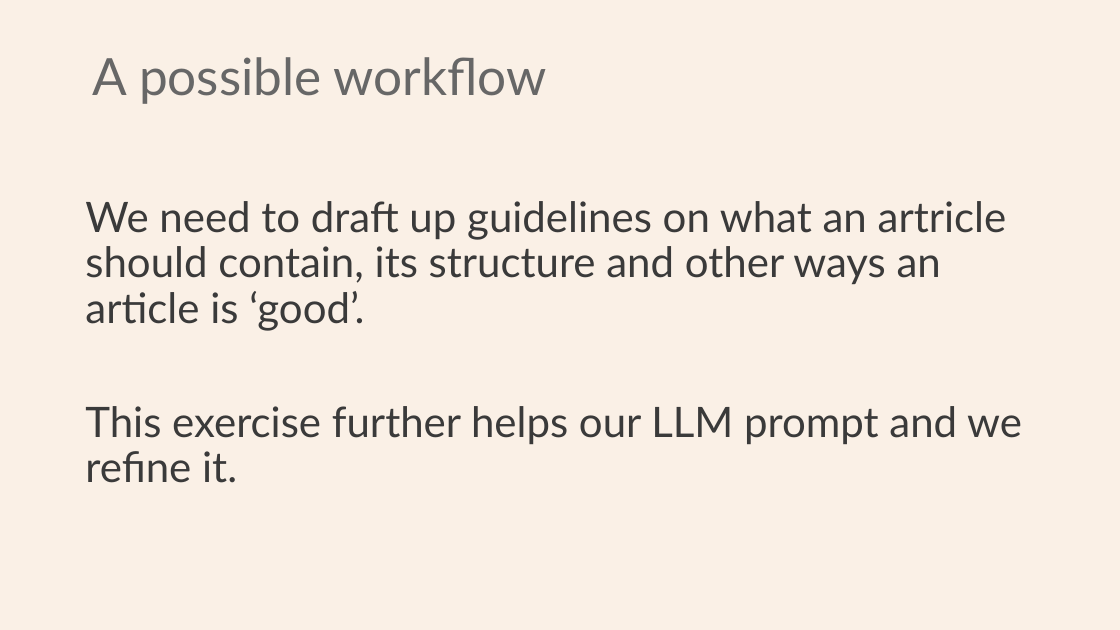
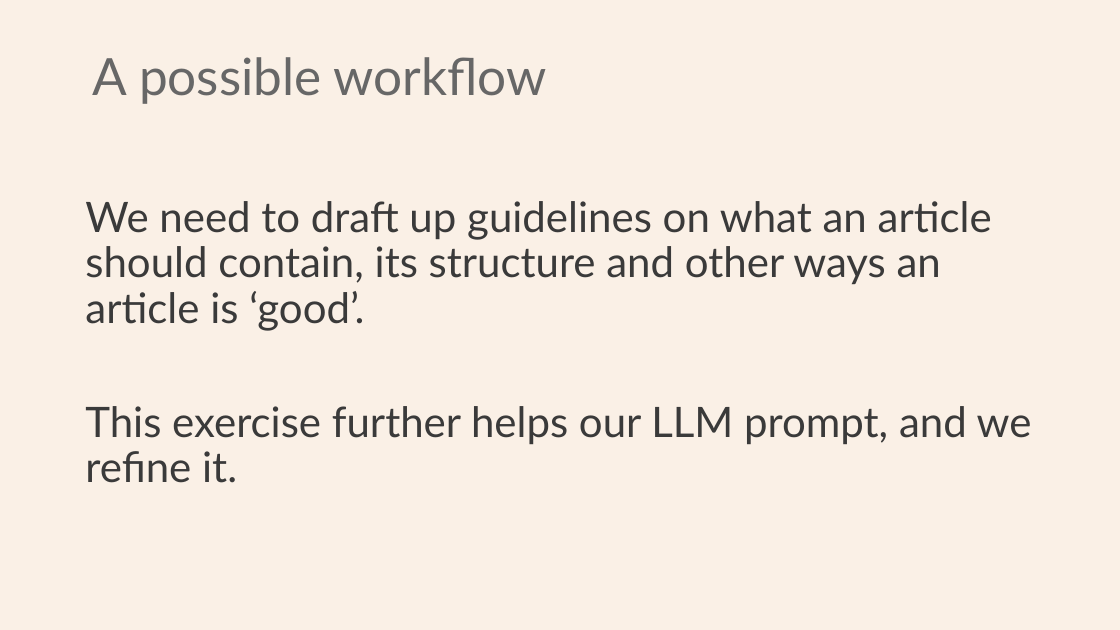
Before and after one commit to Python-Test-Engineer/eval-framework, a slide deck: slide 17 of PYDATA_LONDON_02SEP2025.pptx. Drawn at 1120x630 pixels with LibreOffice and Linux fonts; fonts in the diff are those of the drawing. Boxes give left, top, right and bottom in pixels: in the first picture for what was removed or moved away, otherwise in the second. Text is boxed around its words. In the diff, an @@ line names an element or a change of style, - is before the commit and + after.

```diff
--- a/PYDATA_LONDON_02SEP2025.pptx
+++ b/PYDATA_LONDON_02SEP2025.pptx
@@ text at [85, 201, 1032, 483]: text changed @@
-We need to draft up guidelines on what an artricle should contain, its structure and other ways an article is ‘good’.
-This exercise further helps our LLM prompt and we refine it.
+We need to draft up guidelines on what an article should contain, its structure and other ways an article is ‘good’.
+This exercise further helps our LLM prompt, and we refine it.
```
Also in this commit, not shown: 5 other slides changed, 1 other file.
